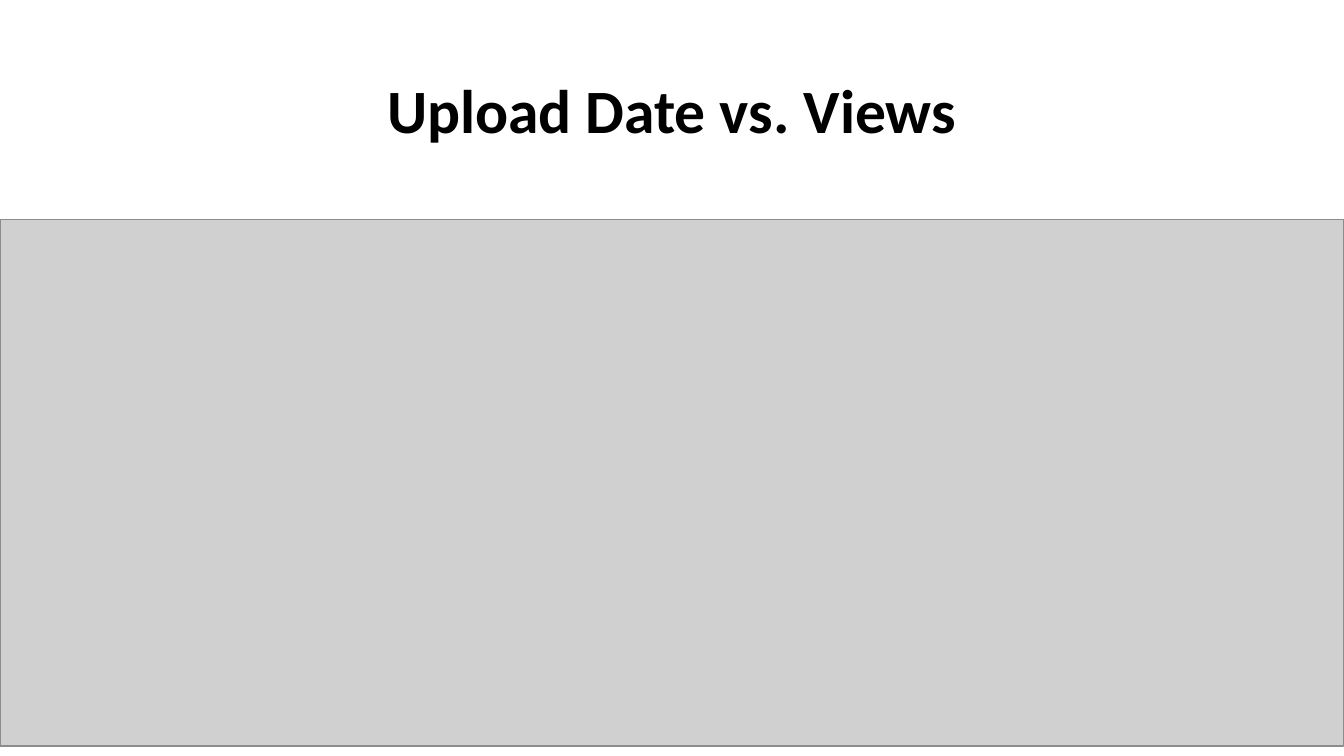
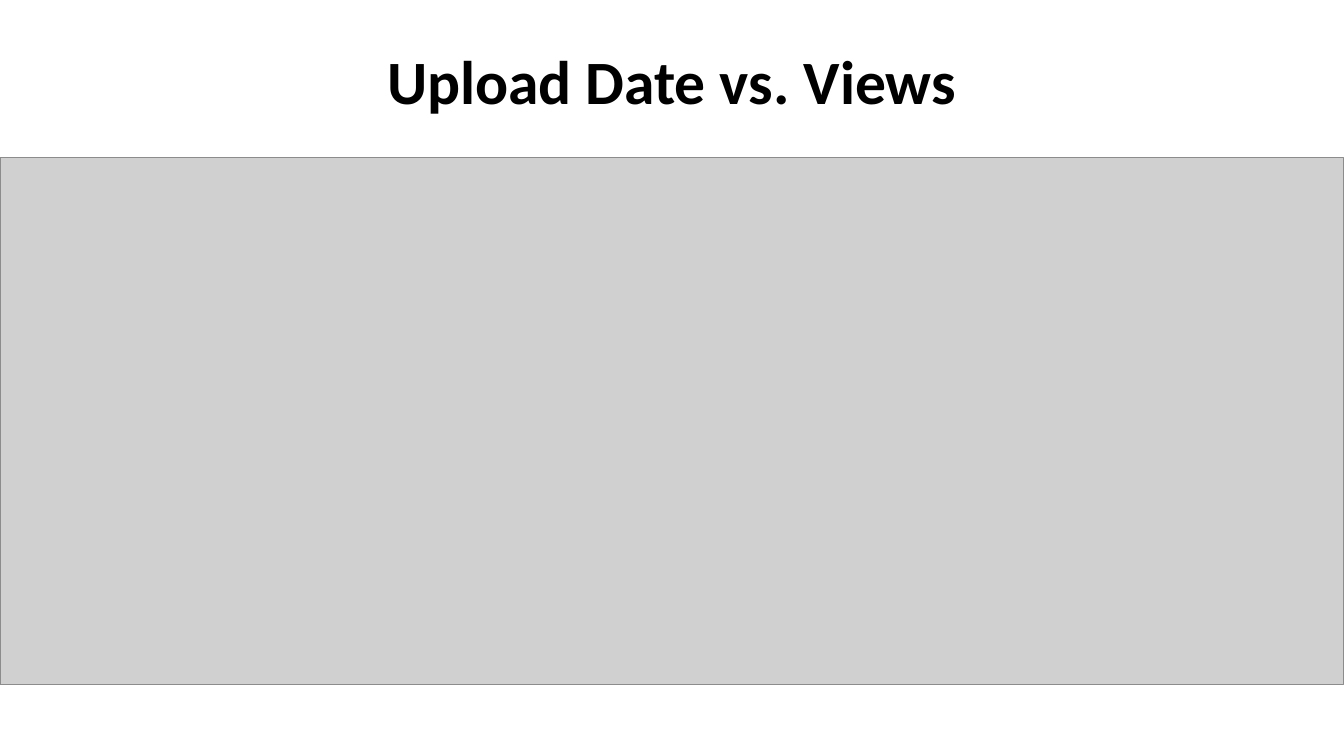
Before and after one commit to nycdatasci/bootcamp006_project, a slide deck: slide 3 of Project3-WebScraping/charlesleung/Charts.pptx (slide 2 before the commit). Drawn at 1344x756 pixels with LibreOffice and Linux fonts; fonts in the diff are those of the drawing; grey boxes stand for pictures. Boxes give left, top, right and bottom in pixels: in the first picture for what was removed or moved away, otherwise in the second. Text is boxed around its words. In the diff, an @@ line names an element or a change of style, - is before the commit and + after.

```diff
--- a/Project3-WebScraping/charlesleung/Charts.pptx
+++ b/Project3-WebScraping/charlesleung/Charts.pptx
@@ title "Upload Date vs. Views": place and size @@
-title "Upload Date vs. Views" at (387,89,956,143)
+title "Upload Date vs. Views" at (387,60,956,114)
@@ picture: place and size @@
-picture at (0,220,1344,746)
+picture at (0,158,1344,685)
```
Also in this commit, not shown: 1 other slide changed, 6 slides added, 5 slides removed.
